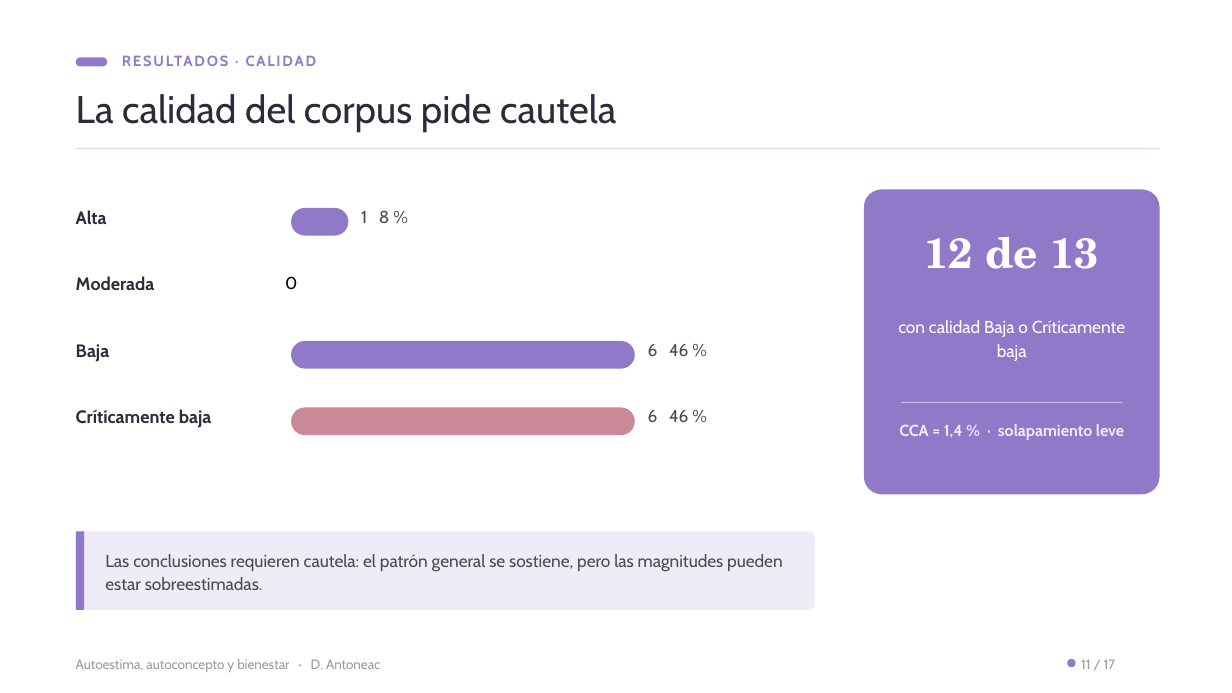
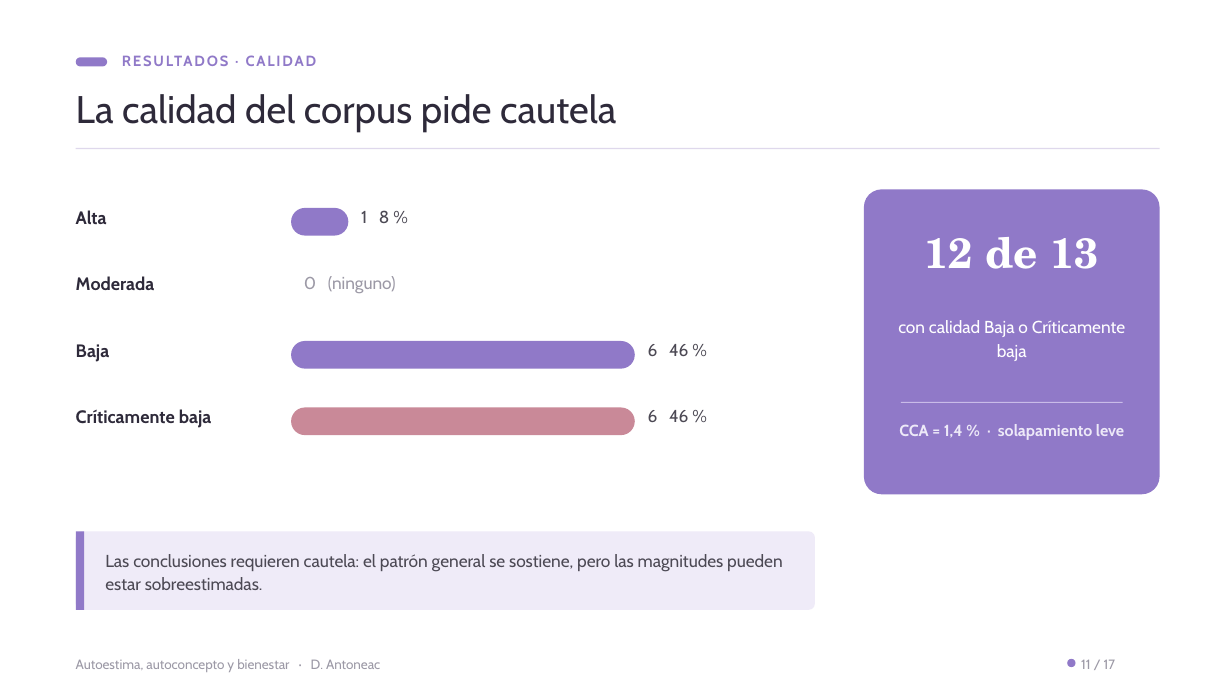
Before and after one commit to denisaantoneac23-dotcom/tfm-presentacion, a slide deck: slide 11 of TFM_Presentacion_Denisa_Antoneac_v8.pptx. Drawn at 1232x693 pixels with LibreOffice and Linux fonts; fonts in the diff are those of the drawing. Boxes give left, top, right and bottom in pixels: in the first picture for what was removed or moved away, otherwise in the second. Text is boxed around its words. In the diff, an @@ line names an element or a change of style, - is before the commit and + after.

```diff
--- a/TFM_Presentacion_Denisa_Antoneac_v8.pptx
+++ b/TFM_Presentacion_Denisa_Antoneac_v8.pptx
@@ text at (x1=304, y1=276, x2=396, y2=293): text changed; text colour #000000 to #9C99A6 @@
-0
+0 (ninguno)
```
Also in this commit, not shown: 5 other slides changed.
